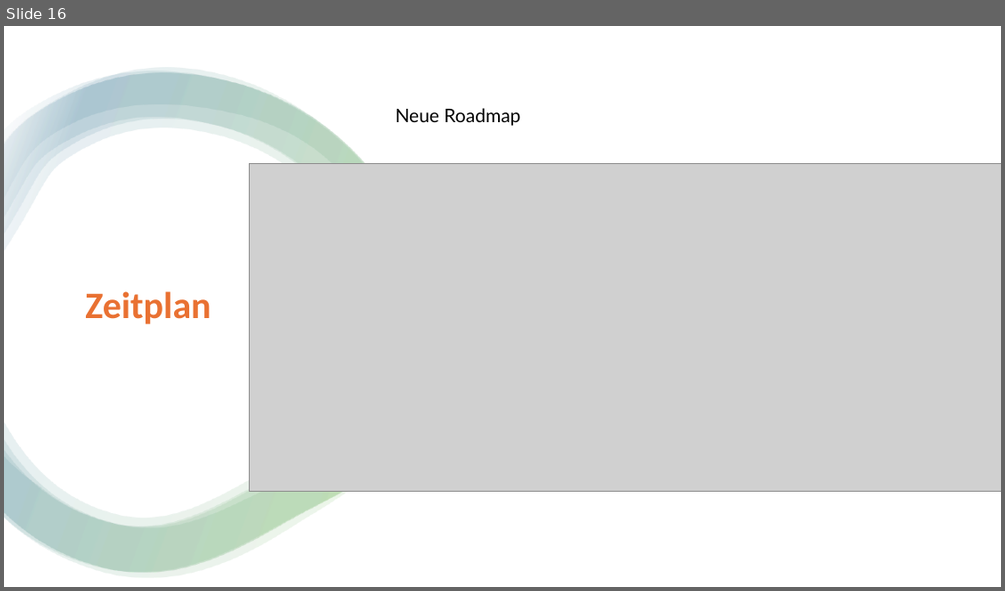
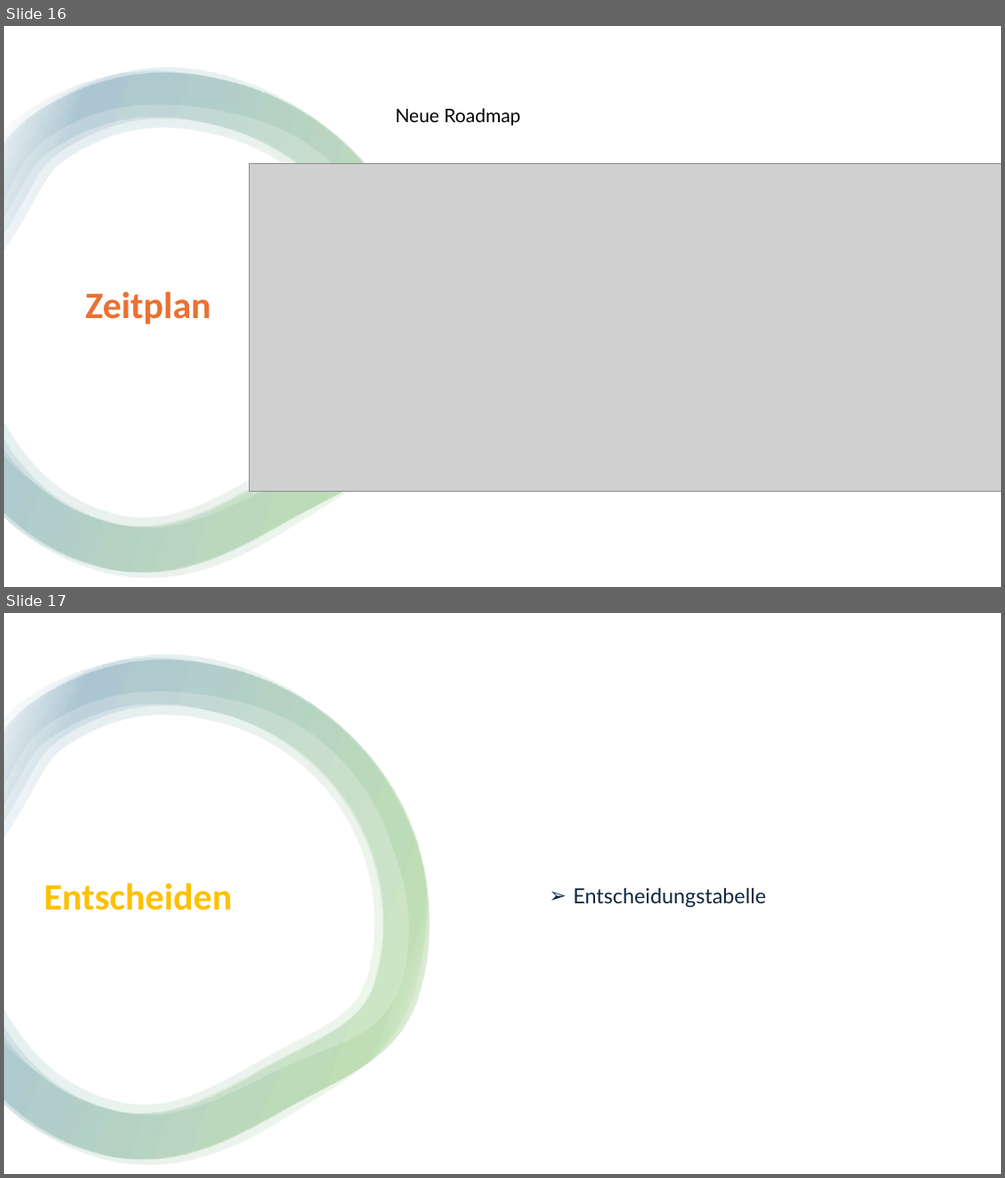
Before and after one commit to Emele-bzra/project-modul431, a slide deck: Material/präsentation_slarachare_games.pptx. Shown one above the other, each under a label of ours: slide 16 before the commit, slides 16 and 17 after it. The pictures are 1005x591 and 1005x1178 pixels, drawn with LibreOffice and Linux fonts; fonts in the diff are those of the drawing; grey boxes stand for pictures. Boxes give left, top, right and bottom in pixels: in the first picture for what was removed or moved away, otherwise in the second. Text is boxed around its words. In the diff, an @@ line names an element or a change of style, - is before the commit and + after.

Commit message:
Neuste Änderung mit Update zu Entscheiden

```diff
--- a/Material/präsentation_slarachare_games.pptx
+++ b/Material/präsentation_slarachare_games.pptx
@@ slide 17 added at (x1=4, y1=613, x2=1001, y2=1174), background #FFFFFF @@
@@ rectangle added at (x1=4, y1=613, x2=1001, y2=1174), fill #FFFFFF @@
@@ group added at (x1=4, y1=655, x2=429, y2=1165): 4 freeform shapes @@
@@ title added at (x1=44, y1=883, x2=233, y2=910), 36 pt, text #FFC000, bold @@
+Entscheiden
@@ text added at (x1=573, y1=887, x2=766, y2=908), 20 pt, text #0E2841 @@
+➢ Entscheidungstabelle
```
Also in this commit, not shown: 5 slides changed, 2 other slides added.
